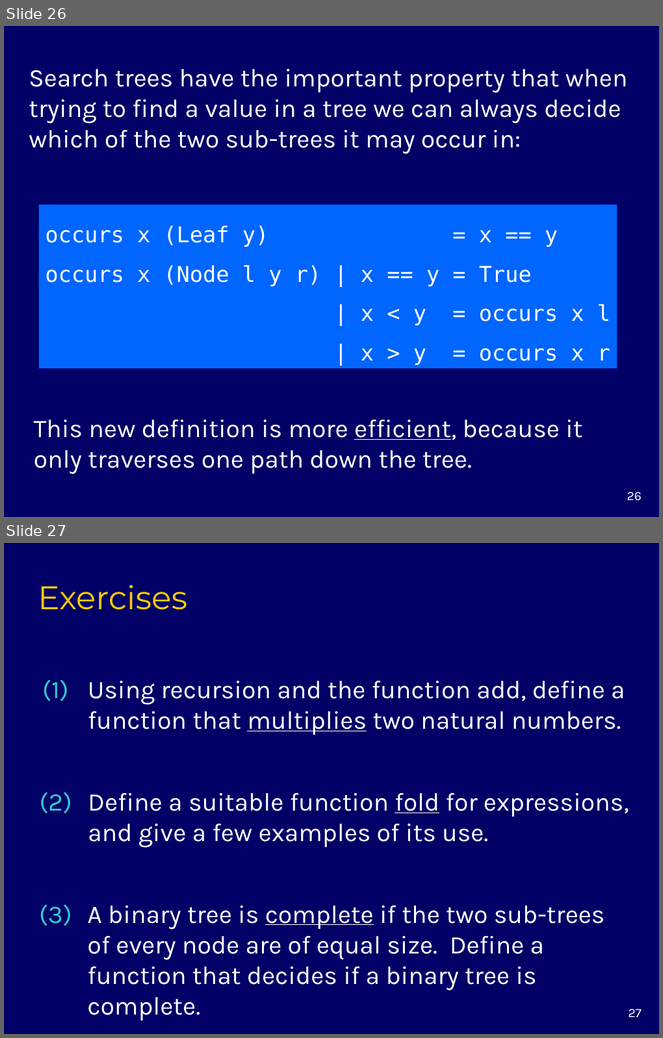
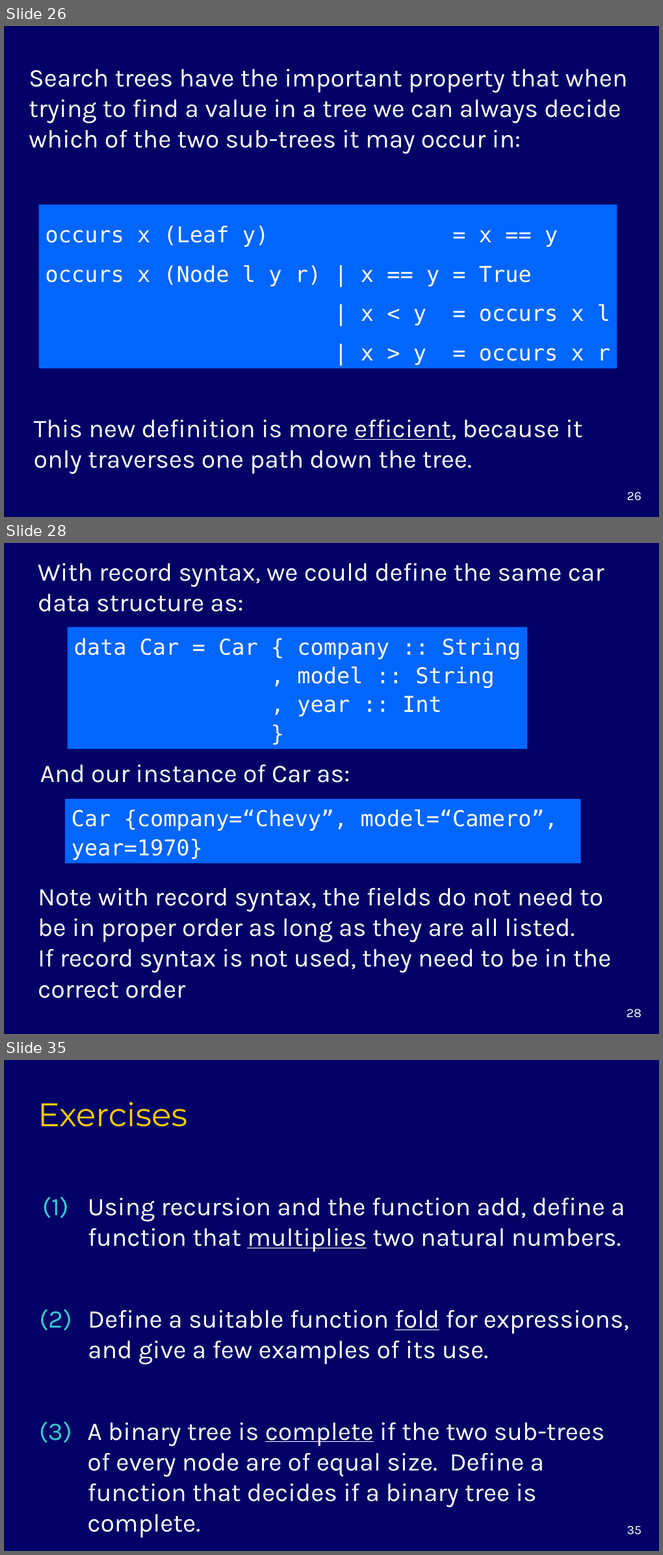
Before and after one commit to markgrebe/EECS776, a slide deck: chapter10.ppt. Shown one above the other, each under a label of ours: slides 26 and 27 before the commit, slides 26, 28 and 35 after it; the slides between them are not shown. The pictures are 663x1038 and 663x1555 pixels, drawn with LibreOffice and Linux fonts; fonts in the diff are those of the drawing. Boxes give left, top, right and bottom in pixels: in the first picture for what was removed or moved away, otherwise in the second. Text is boxed around its words. In the diff, an @@ line names an element or a change of style, - is before the commit and + after.

Commit message:
Added record and newtype slides

```diff
--- a/chapter10.ppt
+++ b/chapter10.ppt
@@ slide 28 added at (x1=4, y1=543, x2=659, y2=1034), background #000066 @@
@@ text added at (x1=38, y1=563, x2=605, y2=612), 28 pt, text #FFFFFF @@
+With record syntax, we could define the same car data structure as:
@@ rectangle added at (x1=68, y1=627, x2=527, y2=749), fill #0066FF, 24 pt, text #FFFFFF @@
+data Car = Car { company :: String
+, model :: String
+, year :: Int
+}
@@ text added at (x1=40, y1=765, x2=350, y2=783), 28 pt, text #FFFFFF @@
+And our instance of Car as:
@@ rectangle added at (x1=65, y1=799, x2=581, y2=863), fill #0066FF, 24 pt, text #FFFFFF @@
+Car {company=“Chevy”, model=“Camero”,
+year=1970}
@@ text added at (x1=38, y1=888, x2=611, y2=999), 28 pt, text #FFFFFF @@
+Note with record syntax, the fields do not need to be in proper order as long as they are all listed.
+If record syntax is not used, they need to be in the correct order
@@ page number added at (x1=627, y1=1009, x2=642, y2=1018), 14 pt, text #FFFFFF @@
+28
@@ what was slide 27 is now slide 35 @@
@@ page number at (x1=627, y1=1526, x2=642, y2=1535): text changed @@
-27
+35
```
Also in this commit, not shown: 7 other slides added.
